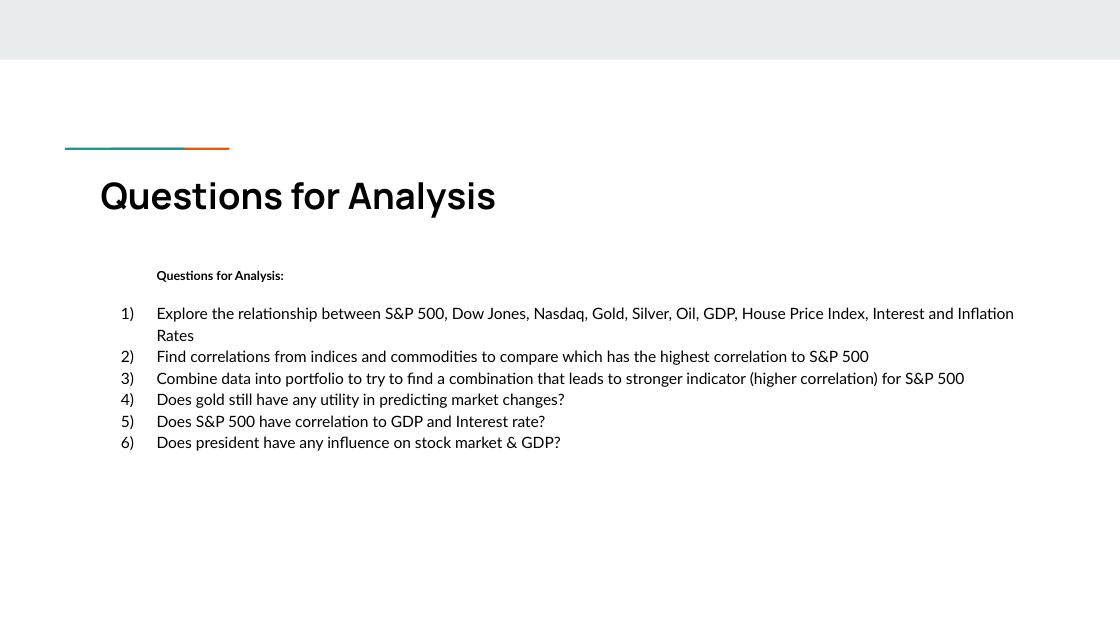
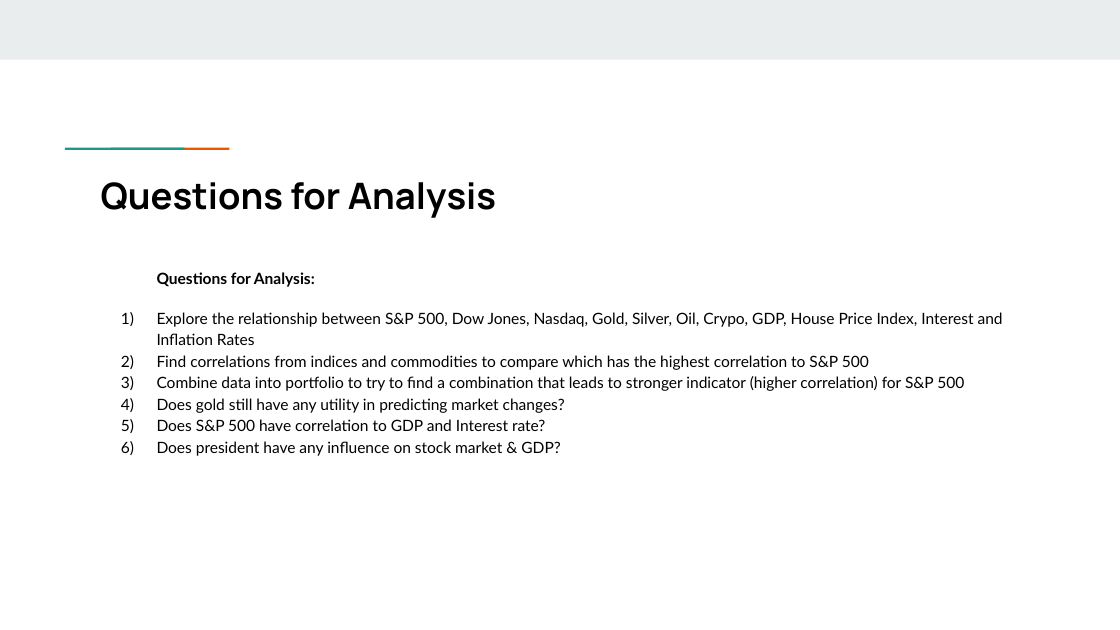
Before and after one commit to lfarlima/Monte-Carlo-Simulation, a slide deck: slide 3 of Project-01/Group Project Presentation.pptx. Drawn at 1120x630 pixels with LibreOffice and Linux fonts; fonts in the diff are those of the drawing. Boxes give left, top, right and bottom in pixels: in the first picture for what was removed or moved away, otherwise in the second. Text is boxed around its words. In the diff, an @@ line names an element or a change of style, - is before the commit and + after.

```diff
--- a/Project-01/Group Project Presentation.pptx
+++ b/Project-01/Group Project Presentation.pptx
@@ text at (157, 272, 315, 287): size 8 to 10 pt in "Questions for Analysis:" @@
@@ text at (157, 312, 1003, 345): text changed @@
-1) Explore the relationship between S&P 500, Dow Jones, Nasdaq, Gold, Silver, Oil, GDP, House Price Index, Interest and Inflation Rates
+1) Explore the relationship between S&P 500, Dow Jones, Nasdaq, Gold, Silver, Oil, Crypo, GDP, House Price Index, Interest and Inflation Rates
```
Also in this commit, not shown: 7 other slides changed, 2 other files.
